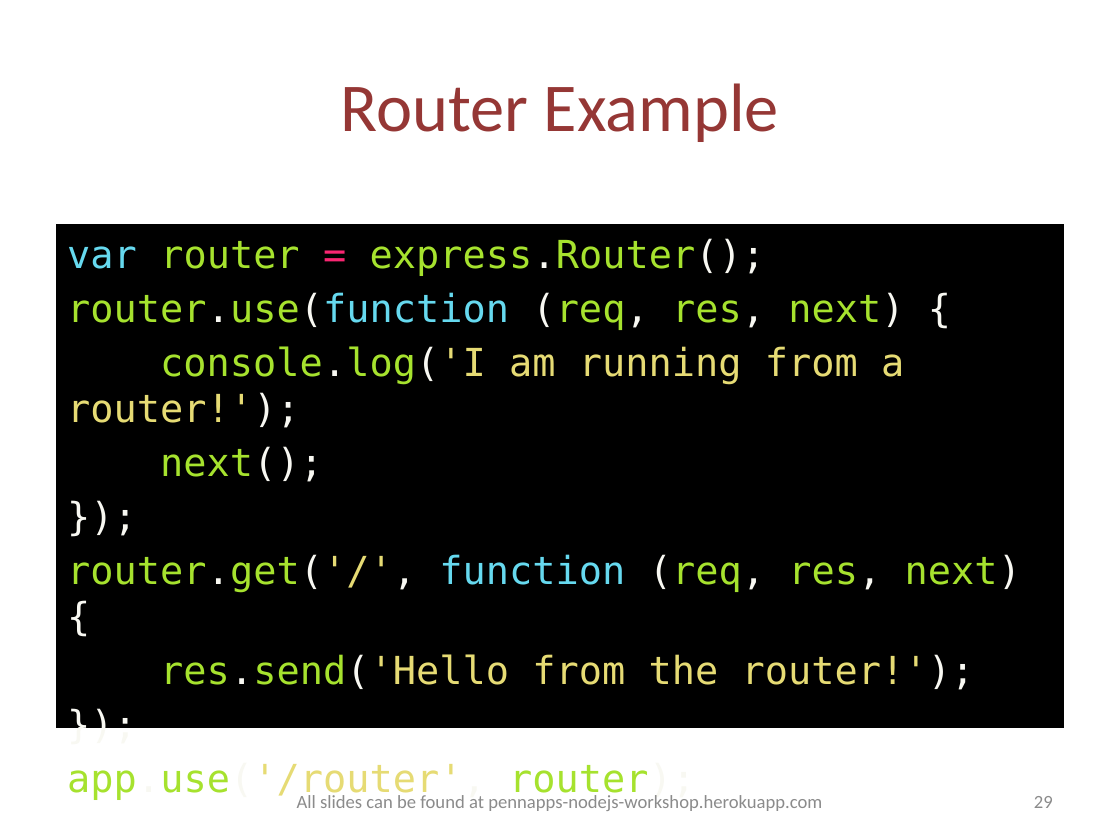
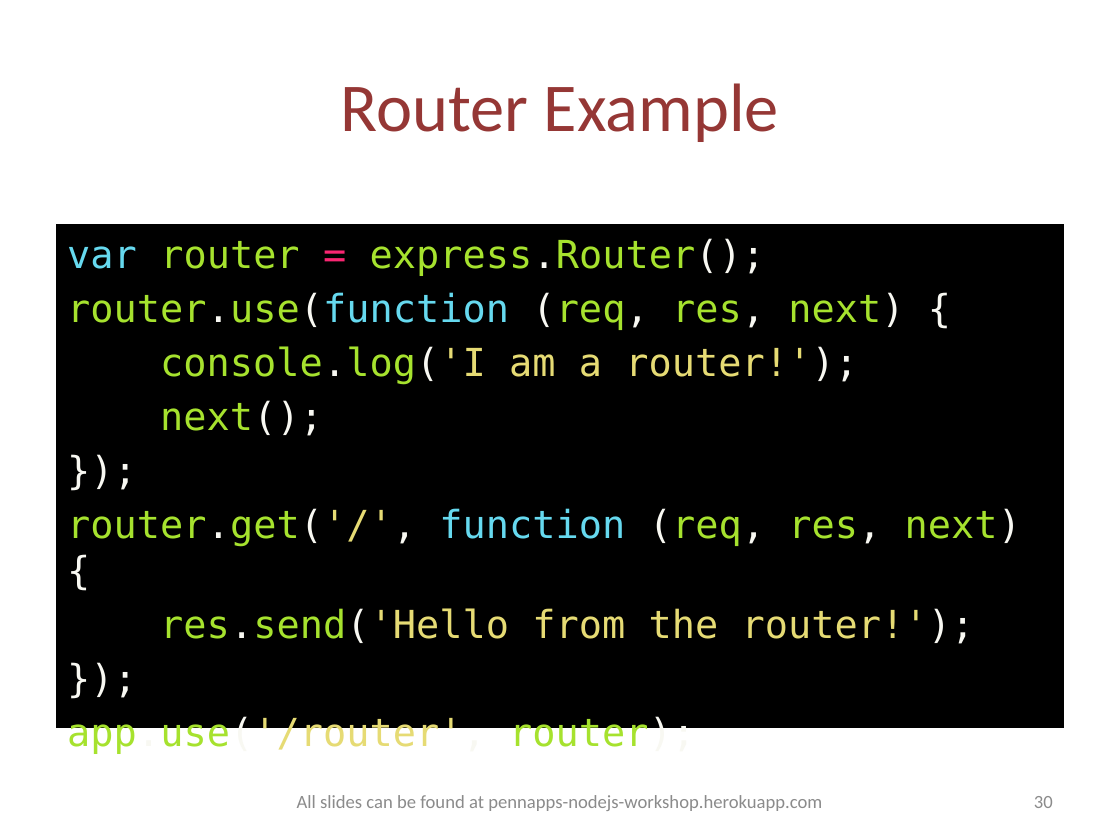
Before and after one commit to jusjmkim/pennapps-nodejs-workshop, a slide deck: slide 30 of pennapps-nodejs-workshop.pptx (slide 29 before the commit). Drawn at 1120x840 pixels with LibreOffice and Linux fonts; fonts in the diff are those of the drawing. Boxes give left, top, right and bottom in pixels: in the first picture for what was removed or moved away, otherwise in the second. Text is boxed around its words. In the diff, an @@ line names an element or a change of style, - is before the commit and + after.

```diff
--- a/pennapps-nodejs-workshop.pptx
+++ b/pennapps-nodejs-workshop.pptx
@@ text at (160,346,858,384): text changed @@
-console.log('I am running from a router!');
+console.log('I am a router!');
@@ page number at (1034,796,1053,808): text changed @@
-29
+30
```
Also in this commit, not shown: 2 slides added, 2 other files.
